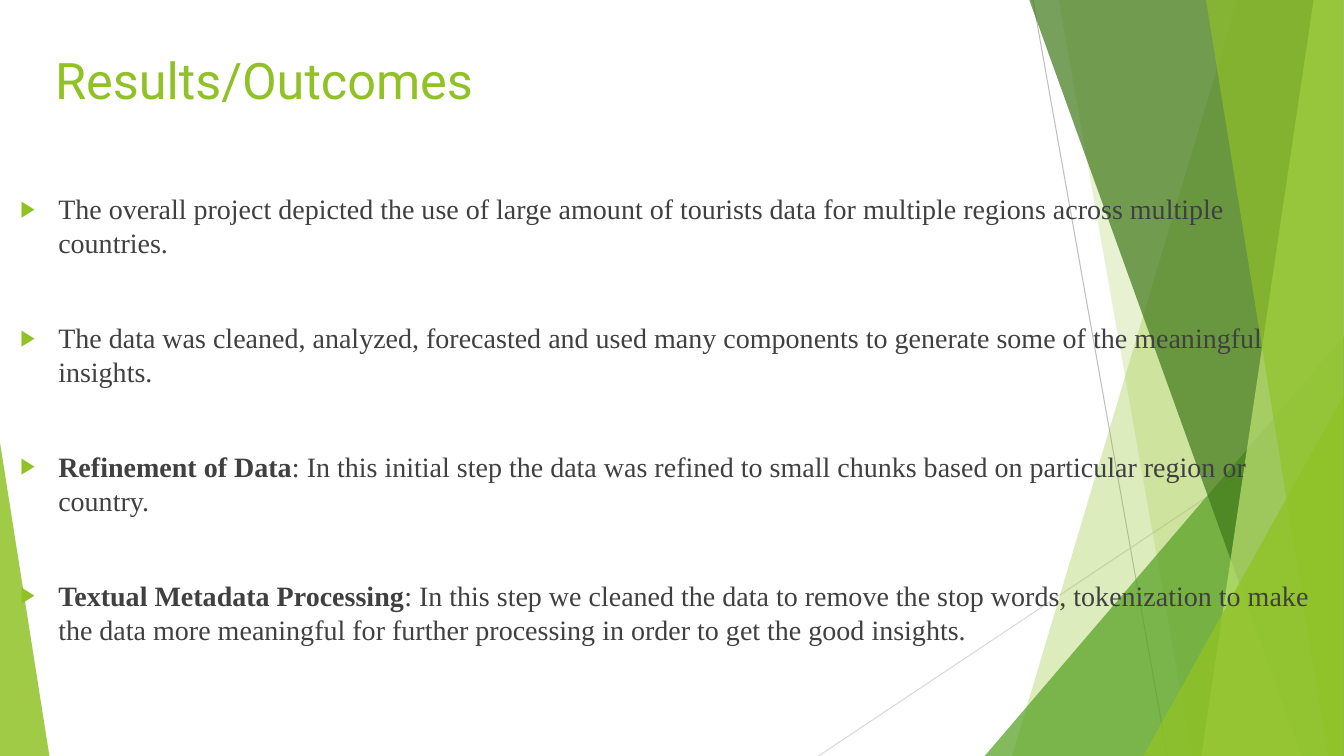
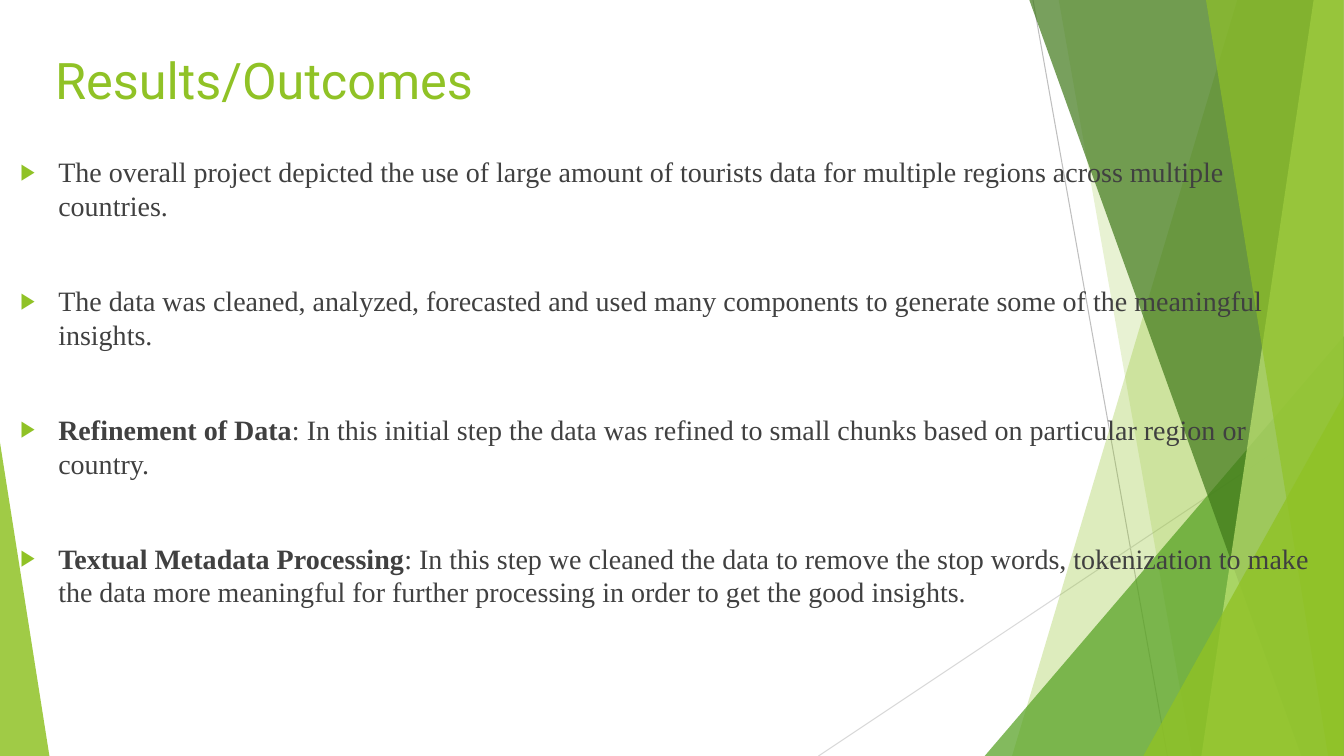
Before and after one commit to saisumanth1401/Tourist-Behaviour-Analysis, a slide deck: slide 7 of Documentation/Tourist-Behaviour-Analysis.pptx (slide 15 before the commit). Drawn at 1344x756 pixels with LibreOffice and Linux fonts; fonts in the diff are those of the drawing. Boxes give left, top, right and bottom in pixels: in the first picture for what was removed or moved away, otherwise in the second. Text is boxed around its words. In the diff, an @@ line names an element or a change of style, - is before the commit and + after.

```diff
--- a/Documentation/Tourist-Behaviour-Analysis.pptx
+++ b/Documentation/Tourist-Behaviour-Analysis.pptx
@@ text "The overall project depicted the ...": place and size @@
-text "The overall project depicted the ..." at (58,198,1309,645)
+text "The overall project depicted the ..." at (58,161,1309,608)
```
Also in this commit, not shown: 9 other slides changed, 2 slides added, 9 slides removed.
